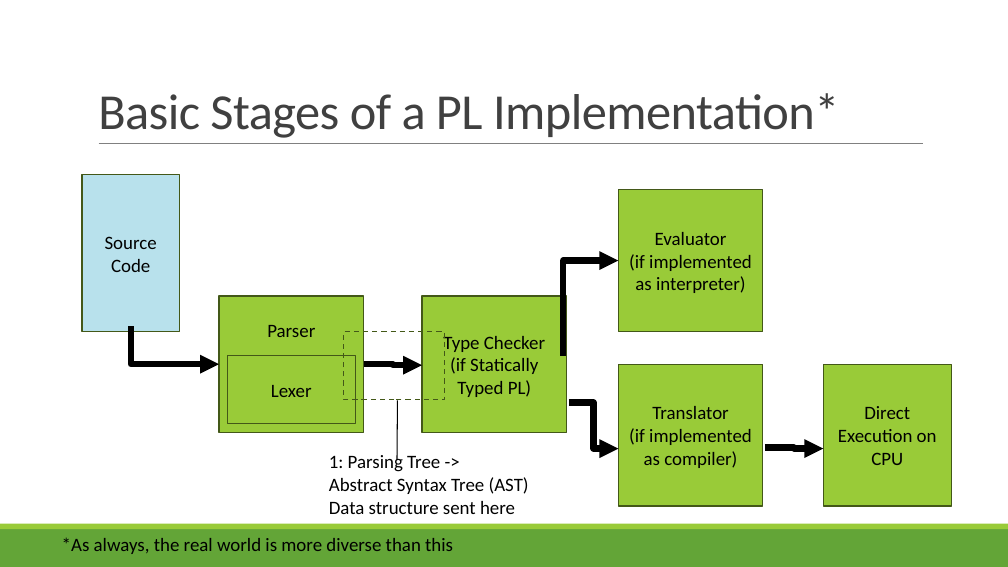
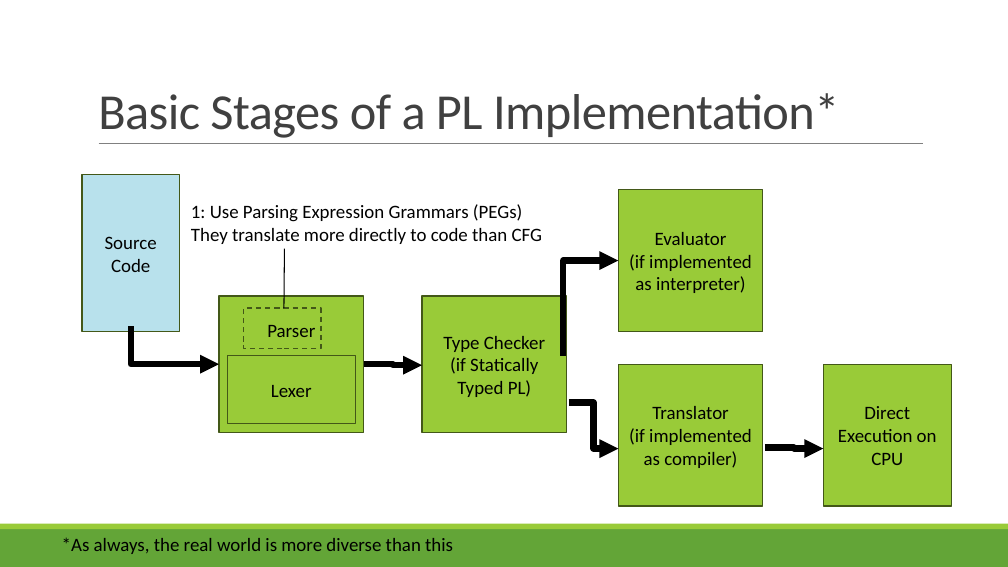
Before and after one commit to rbohrer/pl-course, a slide deck: slide 5 of LectureSlides/04ASTPEG.pptx. Drawn at 1008x567 pixels with LibreOffice and Linux fonts; fonts in the diff are those of the drawing. Boxes give left, top, right and bottom in pixels: in the first picture for what was removed or moved away, otherwise in the second. Text is boxed around its words. In the diff, an @@ line names an element or a change of style, - is before the commit and + after.

```diff
--- a/LectureSlides/04ASTPEG.pptx
+++ b/LectureSlides/04ASTPEG.pptx
@@ text added at <box>191,204,543,244</box>, 18 pt, text #000000 @@
+1: Use Parsing Expression Grammars (PEGs)
+They translate more directly to code than CFG
@@ line moved from (397, 460) - (398, 401) to (284, 309) - (284, 249) @@
@@ rectangle: place and size @@
-rectangle at <box>344,332,445,400</box>
+rectangle at <box>243,309,321,349</box>
@@ text removed at <box>329,453,529,514</box> @@
-1: Parsing Tree ->
-Abstract Syntax Tree (AST)
-Data structure sent here
```
Also in this commit, not shown: 5 other slides changed.
